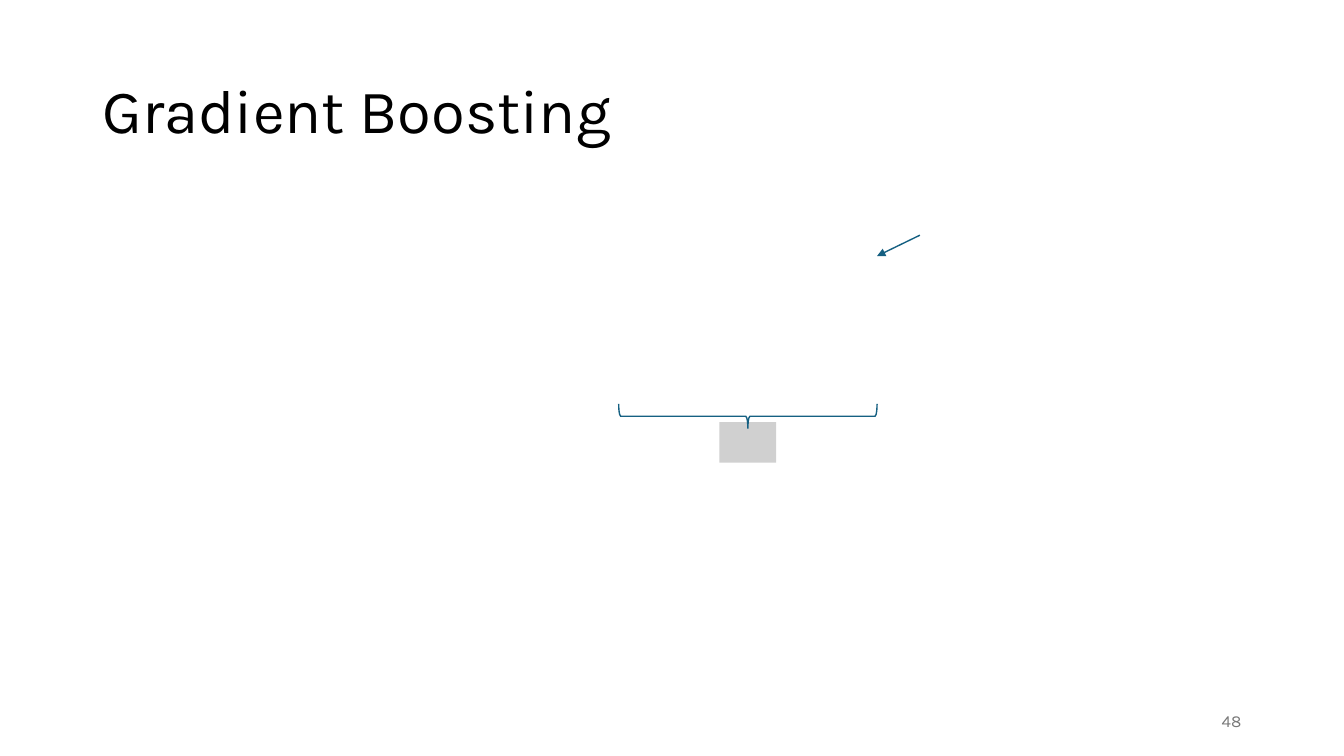
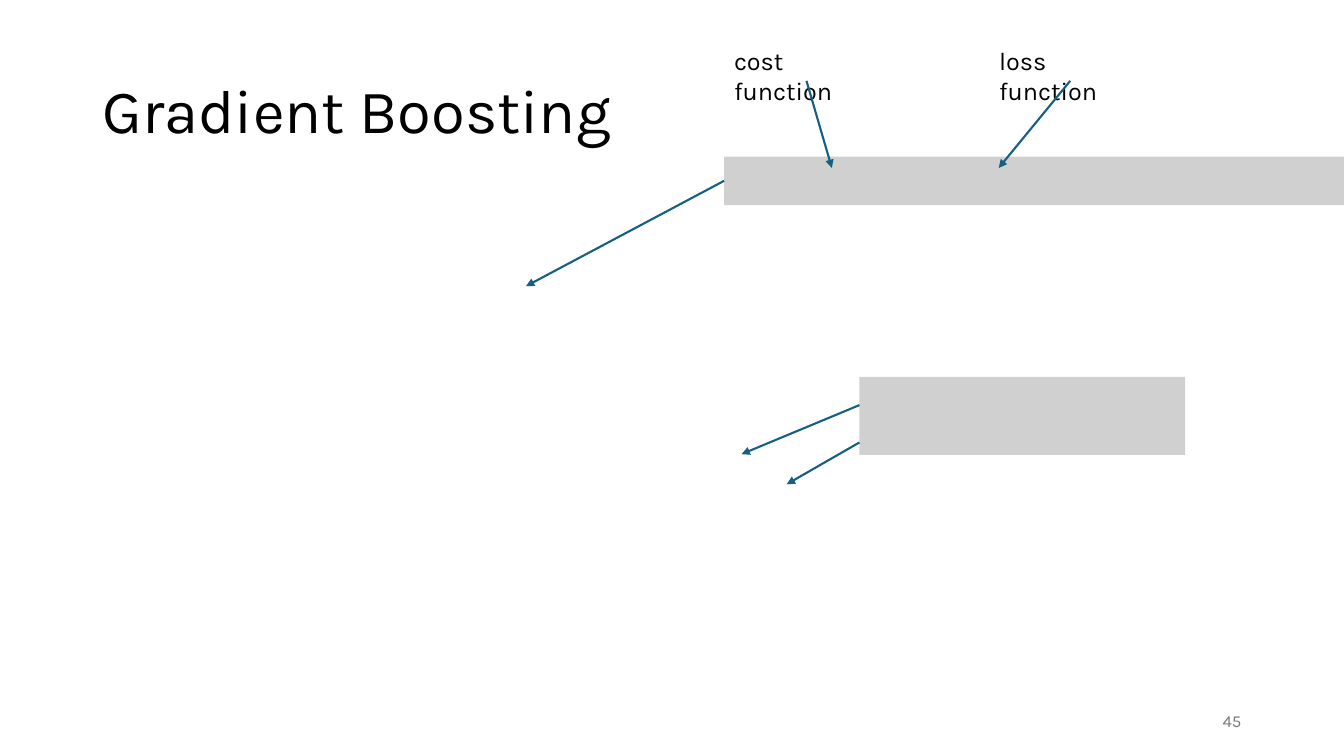
Before and after one commit to FelixWick/data_science, a slide deck: slide 45 of slides/5_ML.pptx (slide 48 before the commit). Drawn at 1344x756 pixels with LibreOffice and Linux fonts; fonts in the diff are those of the drawing; grey boxes stand for pictures. Boxes give left, top, right and bottom in pixels: in the first picture for what was removed or moved away, otherwise in the second. Text is boxed around its words. In the diff, an @@ line names an element or a change of style, - is before the commit and + after.

```diff
--- a/slides/5_ML.pptx
+++ b/slides/5_ML.pptx
@@ text added at <box>734,54,832,107</box>, 18 pt, text #000000 @@
+cost function
@@ text added at <box>999,52,1097,107</box>, 18 pt, text #000000 @@
+loss function
@@ arrow moved from (921, 235) - (877, 256) to (807, 81) - (832, 168) @@
@@ arrow (807, 81) - (832, 168): stroke #156082 1 pt to #156082 1.5 pt @@
@@ arrow added from (1071, 81) to (999, 168), #156082 1.5 pt @@
@@ picture added at <box>724,156,1344,205</box> @@
@@ arrow added from (724, 180) to (526, 286), #156082 1.5 pt @@
@@ picture added at <box>860,377,1186,455</box> @@
@@ left brace removed at <box>620,404,878,429</box> @@
@@ arrow added from (860, 405) to (742, 455), #156082 1.5 pt @@
@@ picture removed at <box>720,422,776,463</box> @@
@@ arrow added from (860, 443) to (786, 484), #156082 1.5 pt @@
@@ page number at <box>1223,716,1242,727</box>: text changed @@
-48
+45
```
Also in this commit, not shown: 13 other slides changed, 1 slide added, 5 slides removed, 8 other files.
